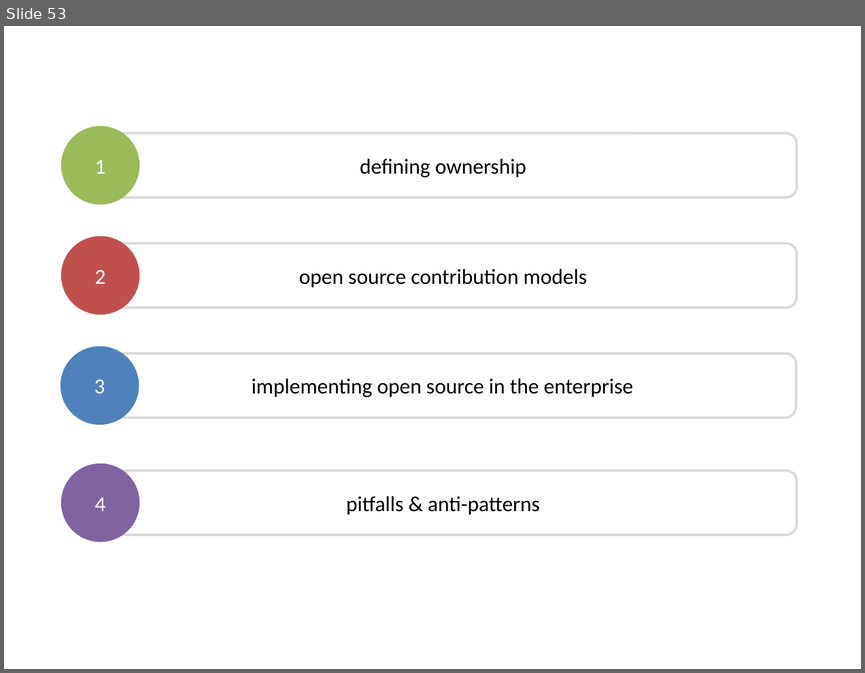
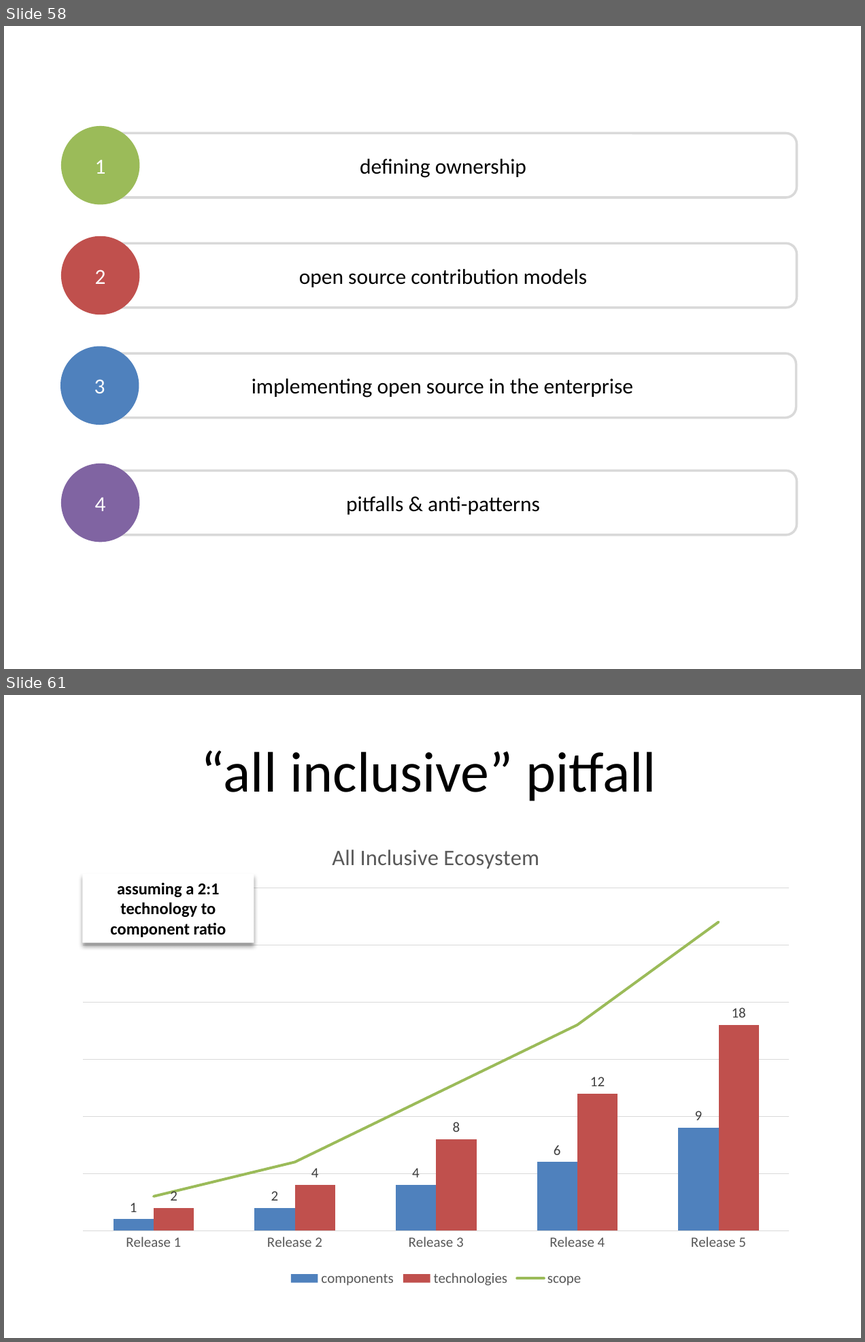
Before and after one commit to dsietz/open-source-model, a slide deck: Adopting the Open Source Model.pptx. Shown one above the other, each under a label of ours: slide 53 before the commit, slides 58 and 61 after it; the slides between them are not shown. The pictures are 865x673 and 865x1342 pixels, drawn with LibreOffice and Linux fonts; fonts in the diff are those of the drawing. Boxes give left, top, right and bottom in pixels: in the first picture for what was removed or moved away, otherwise in the second. Text is boxed around its words. In the diff, an @@ line names an element or a change of style, - is before the commit and + after.

```diff
--- a/Adopting the Open Source Model.pptx
+++ b/Adopting the Open Source Model.pptx
@@ slide 61 added at bbox=[4, 695, 861, 1338], background #FFFFFF @@
@@ text added at bbox=[201, 750, 656, 801], 48 pt, text #000000 @@
+“all inclusive” pitfall
@@ column chart added at bbox=[68, 824, 804, 1289] @@
+title "All Inclusive Ecosystem "
+categories: Release 1, Release 2, Release 3, Release 4, Release 5
+components: 1, 2, 4, 6, 9
+technologies: 2, 4, 8, 12, 18
+scope: 3, 6, 12, 18, 27
@@ rectangle added at bbox=[83, 873, 254, 943], fill #FFFFFF, 14 pt, text #000000, bold @@
+assuming a 2:1 technology to component ratio
@@ what was slide 53 is now slide 58 @@
```
Also in this commit, not shown: 3 slides changed, 11 other slides added, 1 slide removed.
